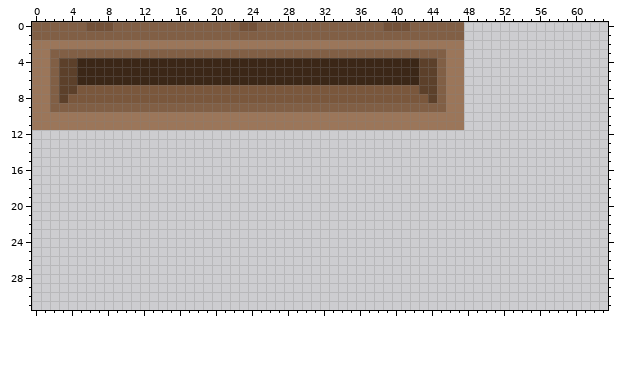
A pixel-art sprite gets an edit: Sights Gone/Assets/Scenes/TileMaps/Sprites/Boden Sprite.png. Above: the version before the commit.
The file is 64x32 pixels. The old version is drawn lined up with the new one.
The same view after the edit:
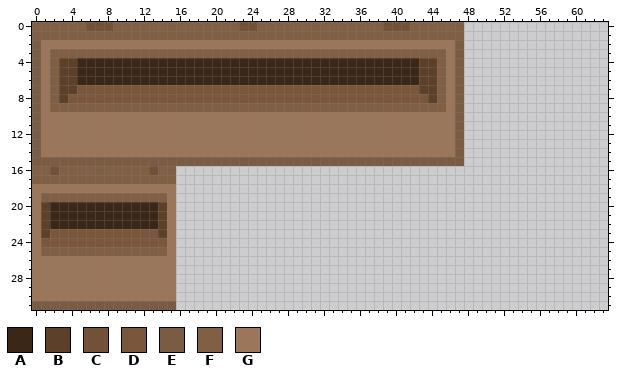
Palette (. is transparent): A #3b2717  B #5c402a  C #735138  D #7a573c  E #7a5b43  F #815f45  G #9b765a
From old to new:
whole drawing moved by +0,-4 (the old picture is shown already moved)
There is now colour A in rows 20 to 22 at x 2 to 13.
There is now colour B in rows 20 to 23 at x 1 and 14.
There is now colour C in row 16 at x 2 and 13.
There is now colour D in row 23 at x 2 to 13; in row 24 at x 1 to 14.
There is now colour E in rows 12 to 14 at x 0 and 47; in row 15 at x 0 to 47; in row 31 at x 0 to 15.
The edit turns colour G into colour E in rows 2 to 11 at x 0 and 47.
There is now colour F in row 16 at x 0 to 1, 3 to 12 and 14 to 15; in row 17 at x 0 to 15; in row 19 at x 1 to 14; in row 25 at x 1 to 14.
There is now colour G in rows 12 to 14 at x 1 to 46; in row 18 at x 0 to 15; in rows 19 to 25 at x 0 and 15; in rows 26 to 30 at x 0 to 15.
